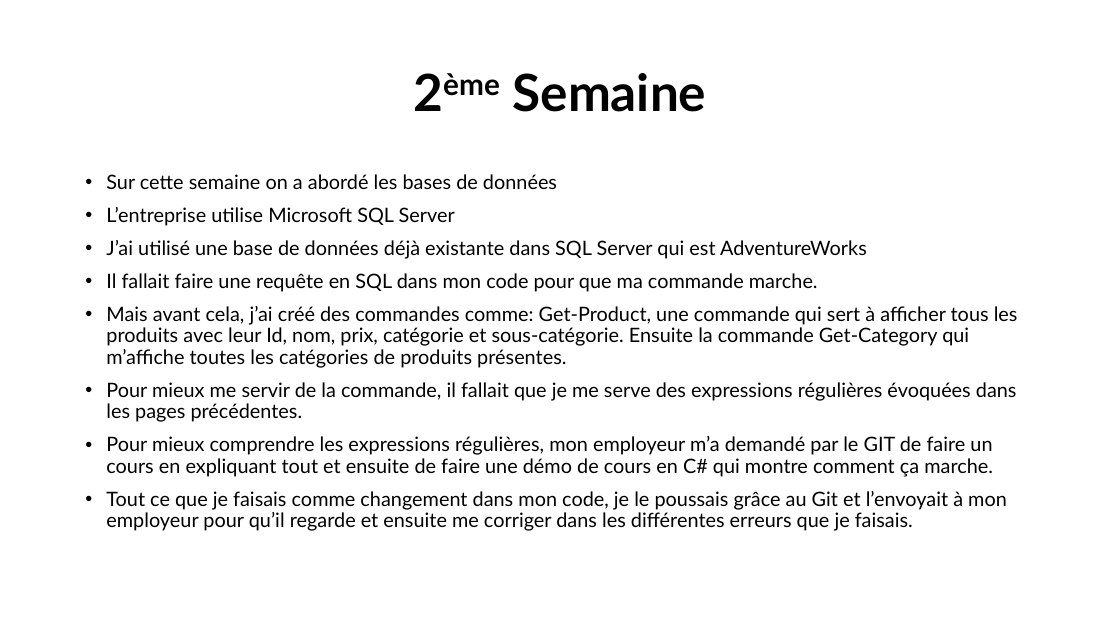
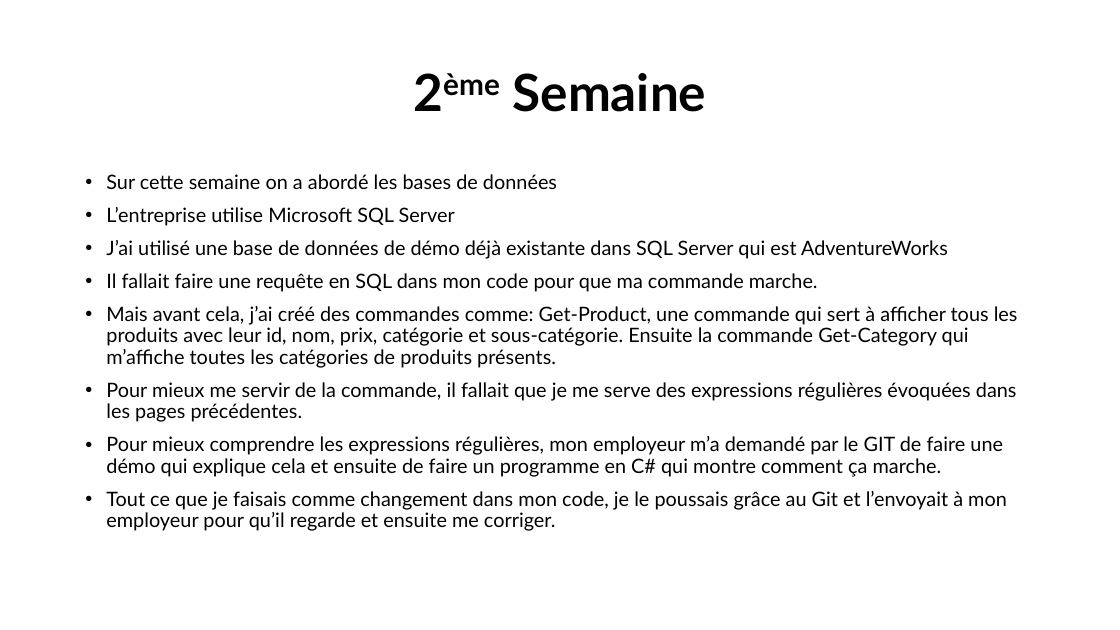
Before and after one commit to alimakri/DanCookStage, a slide deck: slide 12 of Documents/DanCook_Stage.pptx. Drawn at 1120x630 pixels with LibreOffice and Linux fonts; fonts in the diff are those of the drawing. Boxes give left, top, right and bottom in pixels: in the first picture for what was removed or moved away, otherwise in the second. Text is boxed around its words. In the diff, an @@ line names an element or a change of style, - is before the commit and + after.

```diff
--- a/Documents/DanCook_Stage.pptx
+++ b/Documents/DanCook_Stage.pptx
@@ text at (106,240,948,259): text changed @@
-• J’ai utilisé une base de données déjà existante dans SQL Server qui est AdventureWorks
+• J’ai utilisé une base de données de démo déjà existante dans SQL Server qui est AdventureWorks
@@ text at (106,306,1018,368): text changed @@
-• Mais avant cela, j’ai créé des commandes comme: Get-Product, une commande qui sert à afficher tous les produits avec leur Id, nom, prix, catégorie et sous-catégorie. Ensuite la commande Get-Category qui m’affiche toutes les catégories de produits présentes.
+• Mais avant cela, j’ai créé des commandes comme: Get-Product, une commande qui sert à afficher tous les produits avec leur id, nom, prix, catégorie et sous-catégorie. Ensuite la commande Get-Category qui m’affiche toutes les catégories de produits présents.
@@ text at (106,436,1007,531): text changed @@
-• Pour mieux comprendre les expressions régulières, mon employeur m’a demandé par le GIT de faire un cours en expliquant tout et ensuite de faire une démo de cours en C# qui montre comment ça marche.
-• Tout ce que je faisais comme changement dans mon code, je le poussais grâce au Git et l’envoyait à mon employeur pour qu’il regarde et ensuite me corriger dans les différentes erreurs que je faisais.
+• Pour mieux comprendre les expressions régulières, mon employeur m’a demandé par le GIT de faire une démo qui explique cela et ensuite de faire un programme en C# qui montre comment ça marche.
+• Tout ce que je faisais comme changement dans mon code, je le poussais grâce au Git et l’envoyait à mon employeur pour qu’il regarde et ensuite me corriger.
```
Also in this commit, not shown: 7 other slides changed.
